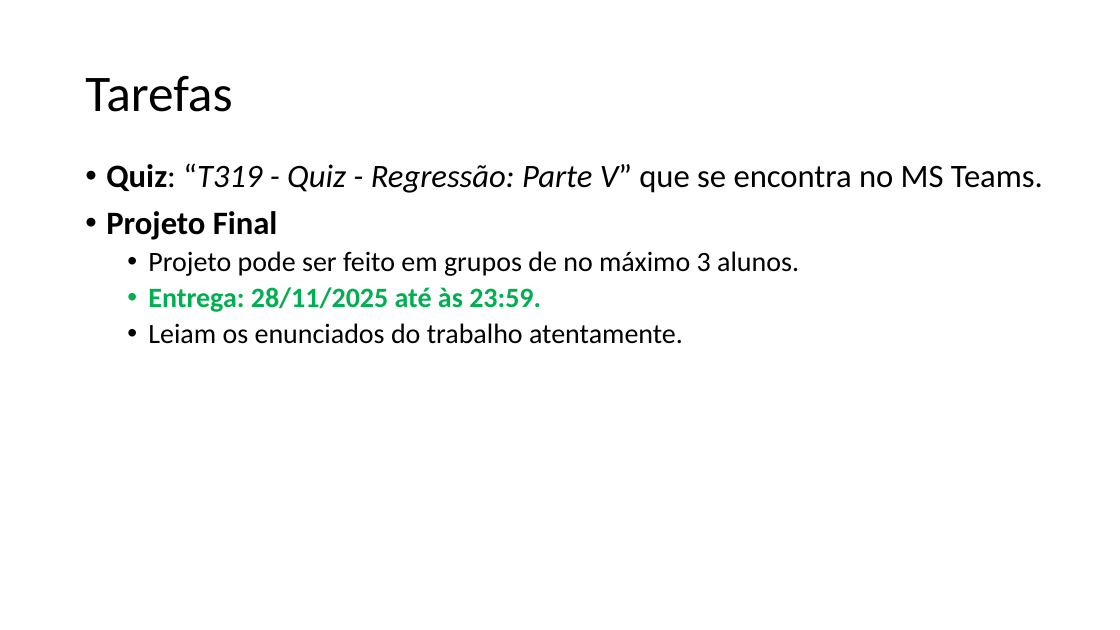
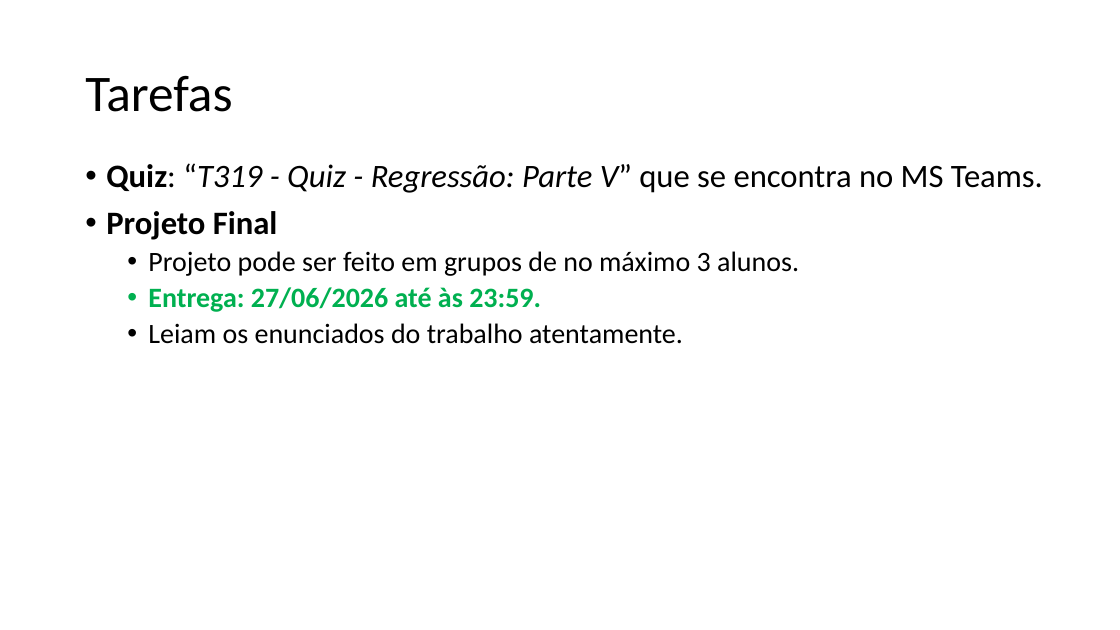
Before and after one commit to zz4fap/t319_aprendizado_de_maquina, a slide deck: slide 19 of slides/T319_Regressão_Linear (Parte V).pptx. Drawn at 1120x630 pixels with LibreOffice and Linux fonts; fonts in the diff are those of the drawing. Boxes give left, top, right and bottom in pixels: in the first picture for what was removed or moved away, otherwise in the second. Text is boxed around its words. In the diff, an @@ line names an element or a change of style, - is before the commit and + after.

```diff
--- a/slides/T319_Regressão_Linear (Parte V).pptx
+++ b/slides/T319_Regressão_Linear (Parte V).pptx
@@ text at bbox=[148, 287, 541, 312]: text changed @@
-  • Entrega: 28/11/2025 até às 23:59.
+  • Entrega: 27/06/2026 até às 23:59.
```
Also in this commit, not shown: 1 other file.
